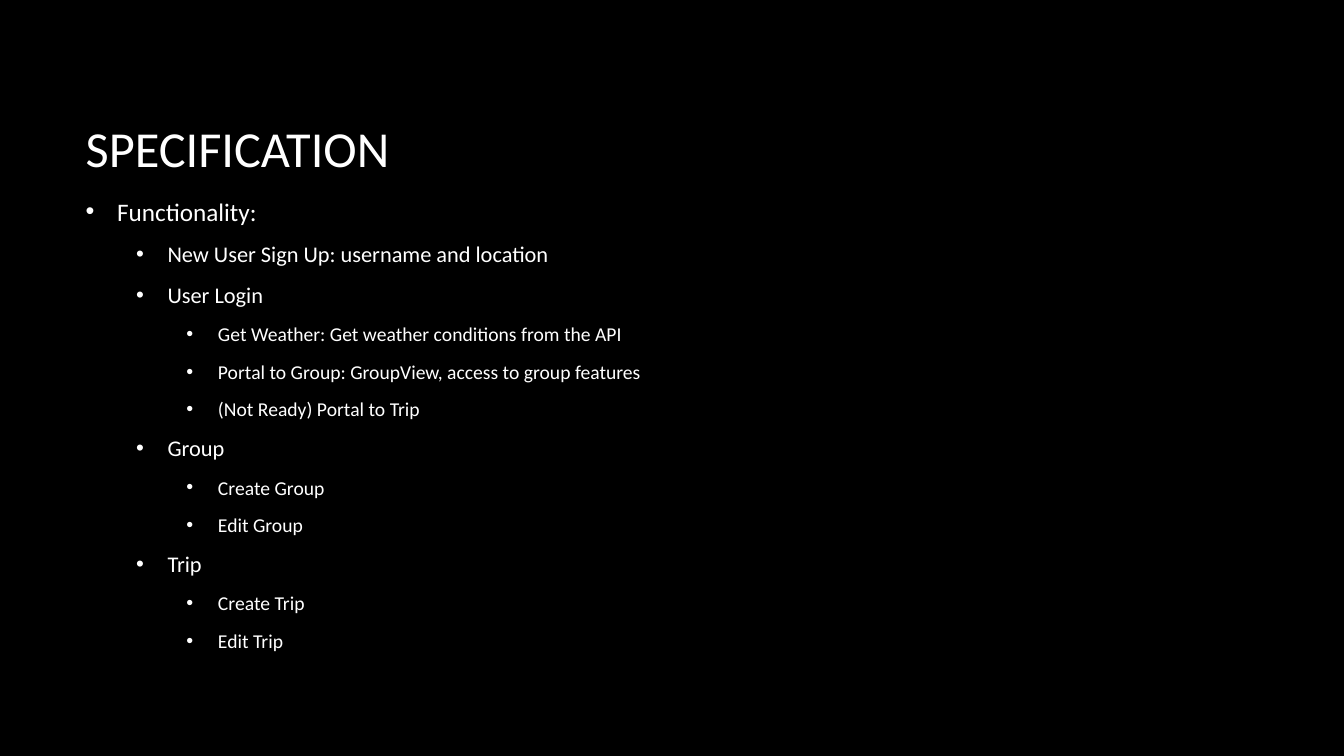
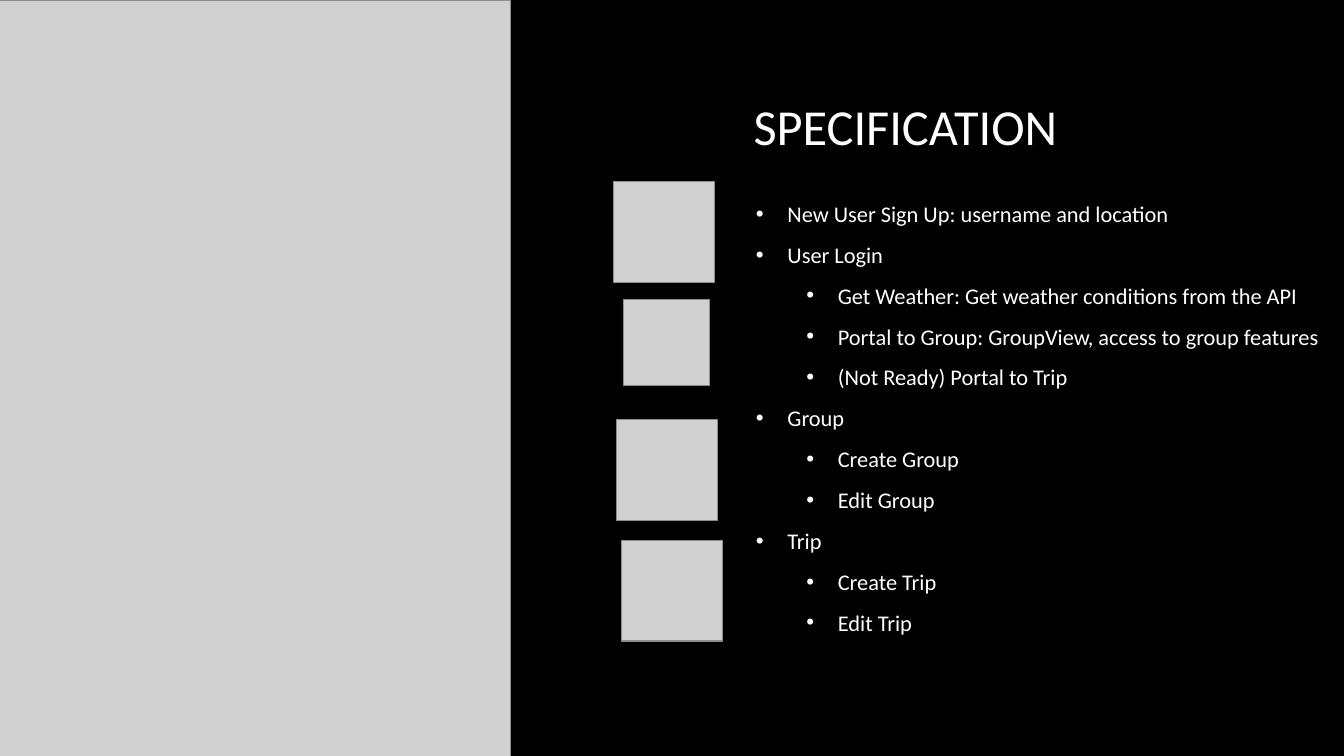
Before and after one commit to RuaGulu/CSC207-G24-Project, a slide deck: slide 4 of Presentation/CSC207 Final Project Presentation Team24.pptx. Drawn at 1344x756 pixels with LibreOffice and Linux fonts; fonts in the diff are those of the drawing; grey boxes stand for pictures; background and template pictures are left out. Boxes give left, top, right and bottom in pixels: in the first picture for what was removed or moved away, otherwise in the second. Text is boxed around its words. In the diff, an @@ line names an element or a change of style, - is before the commit and + after.

Commit message:
Updated Final Presentation, completed Specification and SOLID sections, added some design elements, starting up Clean Architecture section.

```diff
--- a/Presentation/CSC207 Final Project Presentation Team24.pptx
+++ b/Presentation/CSC207 Final Project Presentation Team24.pptx
@@ picture added at bbox=[0, 0, 511, 756] @@
@@ title "SPECIFICATION": place and size @@
-title "SPECIFICATION" at bbox=[86, 134, 390, 168]
+title "SPECIFICATION" at bbox=[754, 112, 1058, 146]
@@ title "SPECIFICATION" at bbox=[754, 112, 1058, 146]: alignment left to centre @@
@@ text at bbox=[117, 203, 256, 225]: paragraph removed @@
-• Functionality:
@@ picture added at bbox=[614, 181, 715, 282] @@
@@ text "New User Sign Up: username ...": place and size @@
-text "New User Sign Up: username ..." at bbox=[117, 203, 640, 651]
+text "New User Sign Up: username ..." at bbox=[787, 206, 1318, 635]
@@ picture added at bbox=[624, 299, 710, 385] @@
@@ text at bbox=[838, 288, 1318, 635]: size 14 to 16 pt in "Get Weather: Get weather conditions from the ...", "Portal to Group: GroupView, access to group ...", "(Not Ready) Portal to Trip", "Create Group" and 3 more places @@
@@ picture added at bbox=[617, 420, 718, 521] @@
@@ picture added at bbox=[622, 540, 723, 641] @@
```
Also in this commit, not shown: 5 other slides changed, 1 slide added, 1 slide removed.
